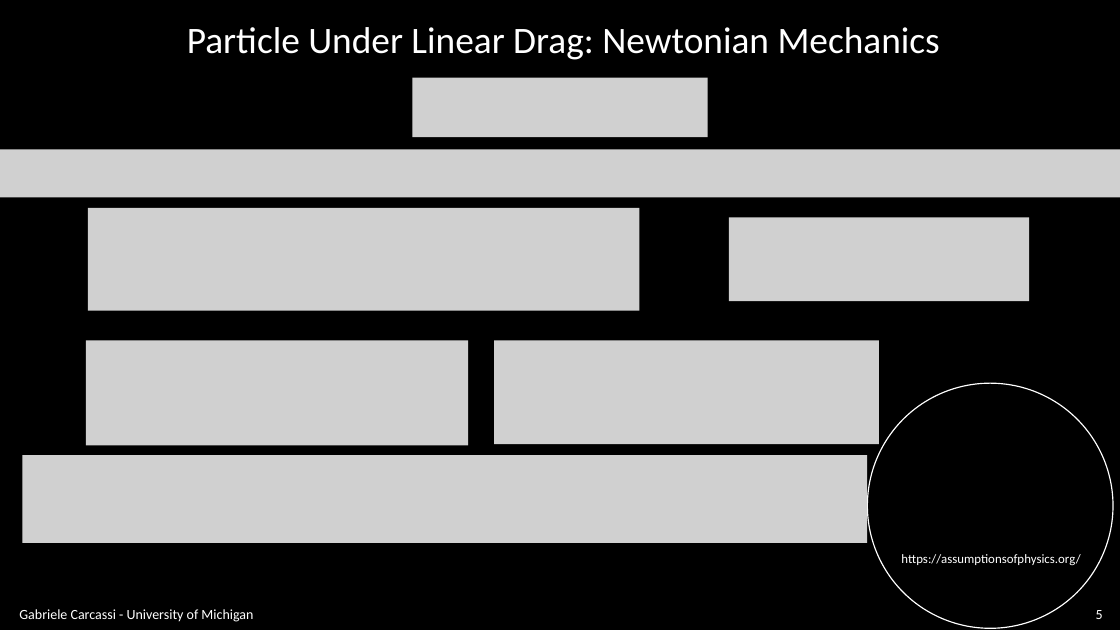
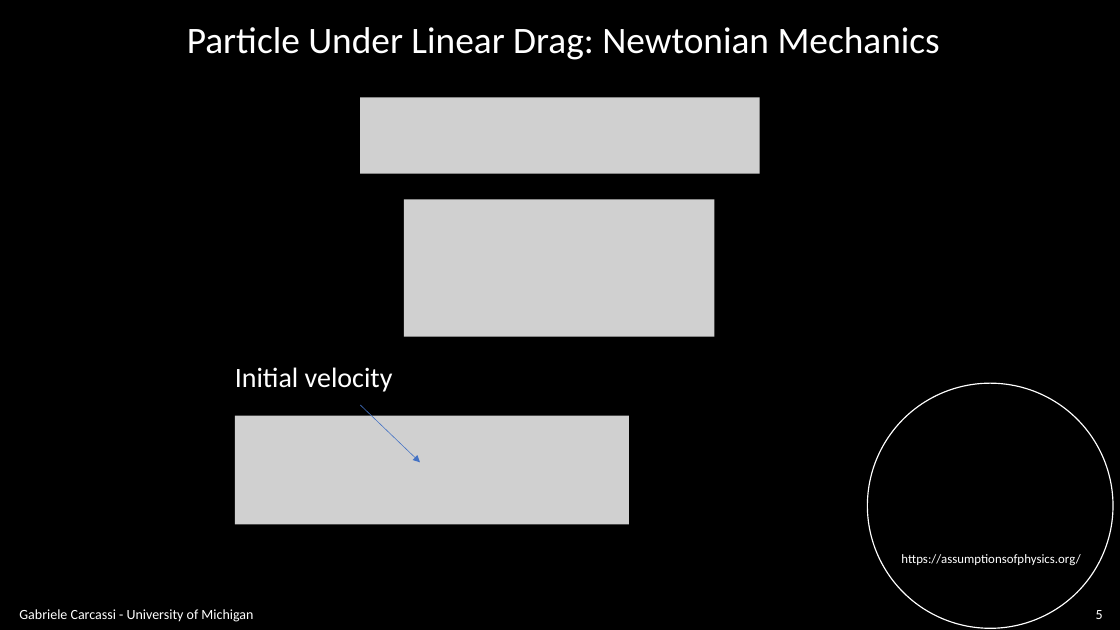
Before and after one commit to assumptionsofphysics/slides, a slide deck: slide 5 of BookCompanions-v2/RP-Class-2.pptx. Drawn at 1120x630 pixels with LibreOffice and Linux fonts; fonts in the diff are those of the drawing; grey boxes stand for pictures; background and template pictures are left out. Boxes give left, top, right and bottom in pixels: in the first picture for what was removed or moved away, otherwise in the second. Text is boxed around its words. In the diff, an @@ line names an element or a change of style, - is before the commit and + after.

```diff
--- a/BookCompanions-v2/RP-Class-2.pptx
+++ b/BookCompanions-v2/RP-Class-2.pptx
@@ picture: place and size @@
-picture at (413,77,707,137)
+picture at (360,97,760,174)
@@ picture removed at (0,150,1120,197) @@
@@ picture removed at (88,208,640,311) @@
@@ picture added at (404,199,715,336) @@
@@ picture removed at (729,218,1029,302) @@
@@ picture removed at (86,340,468,445) @@
@@ picture removed at (494,340,879,444) @@
@@ text added at (235,367,393,392), 24 pt, text #FFFFFF @@
+Initial velocity
@@ picture added at (235,416,629,524) @@
@@ arrow added from (360, 405) to (420, 462), #4472C4 0.5 pt @@
@@ picture removed at (23,455,868,543) @@
```
Also in this commit, not shown: 3 other slides changed, 5 slides added, 2 other files.
